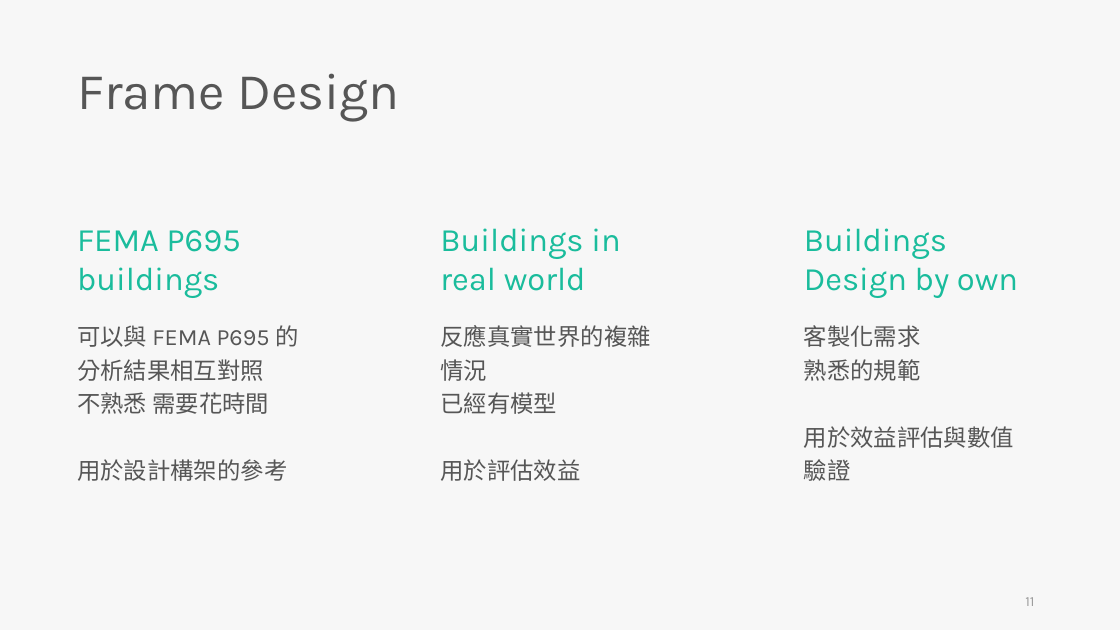
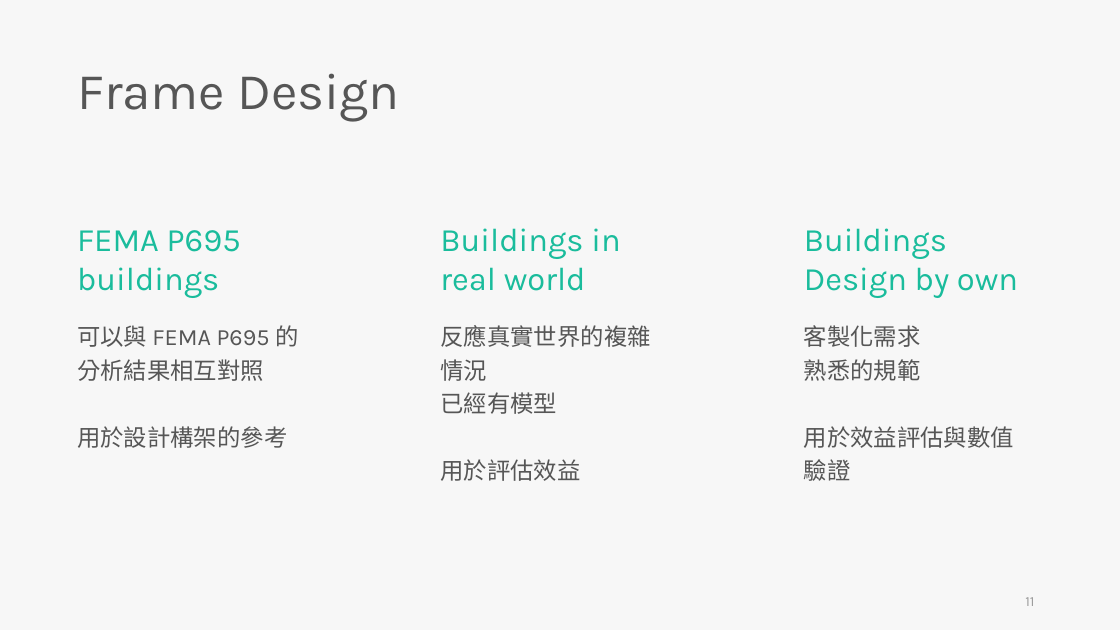
Before and after one commit to skyran1278/VbaProject, a slide deck: slide 11 of 20180126_SmartCut/Meeting/20190412 Meeting/20190412 Meeting.pptx. Drawn at 1120x630 pixels with LibreOffice and Linux fonts; fonts in the diff are those of the drawing. Boxes give left, top, right and bottom in pixels: in the first picture for what was removed or moved away, otherwise in the second. Text is boxed around its words. In the diff, an @@ line names an element or a change of style, - is before the commit and + after.

```diff
--- a/20180126_SmartCut/Meeting/20190412 Meeting/20190412 Meeting.pptx
+++ b/20180126_SmartCut/Meeting/20190412 Meeting/20190412 Meeting.pptx
@@ text at bbox=[77, 392, 269, 414]: paragraph removed @@
-不熟悉 需要花時間
```
Also in this commit, not shown: 4 other files.
